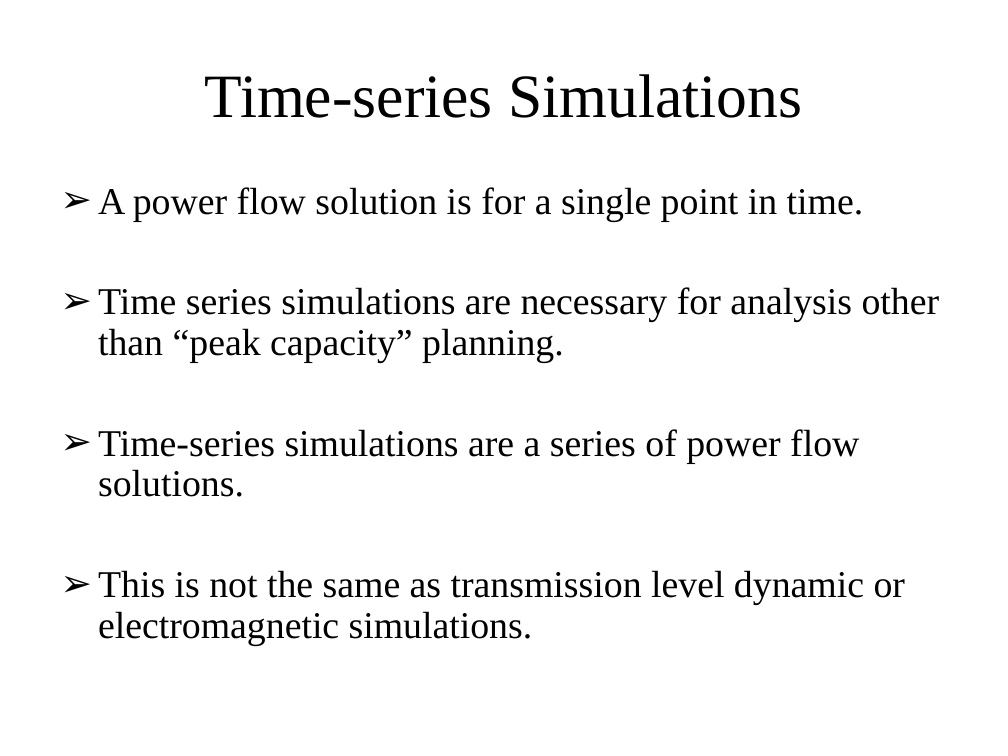
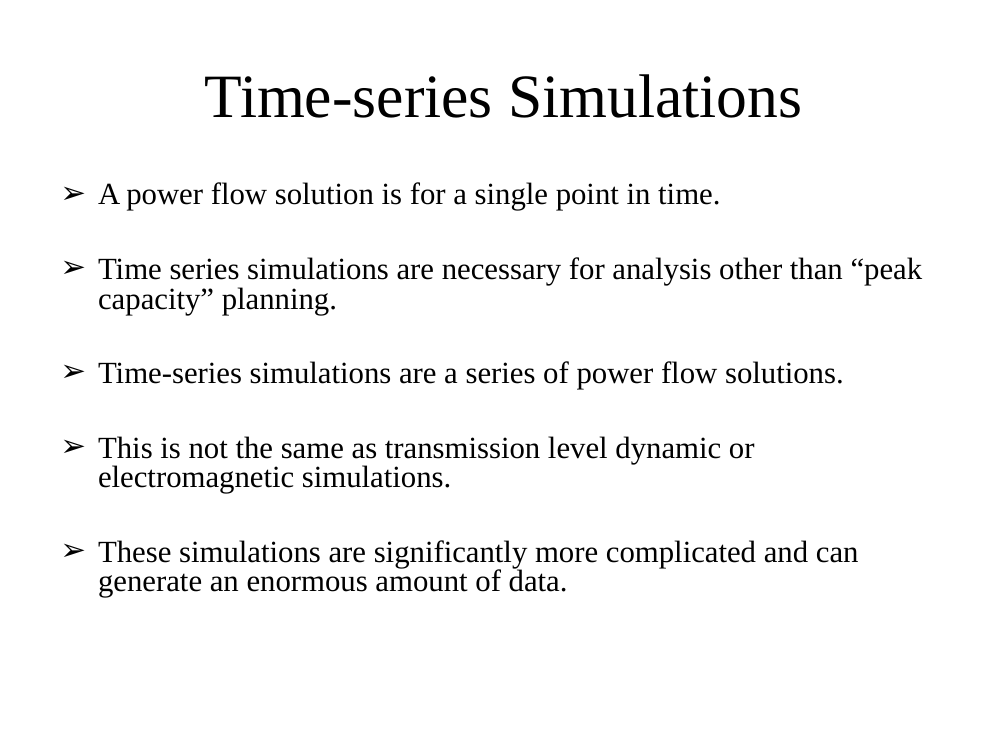
Before and after one commit to gridlab-d/course, a slide deck: slide 2 of Distribution Analysis Course/1.0 - Anual Analysis.ppt. Drawn at 1008x756 pixels with LibreOffice and Linux fonts; fonts in the diff are those of the drawing. Boxes give left, top, right and bottom in pixels: in the first picture for what was removed or moved away, otherwise in the second. Text is boxed around its words. In the diff, an @@ line names an element or a change of style, - is before the commit and + after.

```diff
--- a/Distribution Analysis Course/1.0 - Anual Analysis.ppt
+++ b/Distribution Analysis Course/1.0 - Anual Analysis.ppt
@@ text at <box>98,182,923,493</box>: size 27 to 22 pt in "A power flow solution is for a ...", "Time series simulations are necessary for analysis ...", "Time-series simulations are a series of power ...", "This is not the same as transmission ..."; line spacing 0.9 to 0.8; less space between paragraphs @@
@@ text at <box>98,540,859,597</box>: paragraph added @@
+➢ These simulations are significantly more complicated and can generate an enormous amount of data.
```
Also in this commit, not shown: 7 slides added, 3 slides removed.
